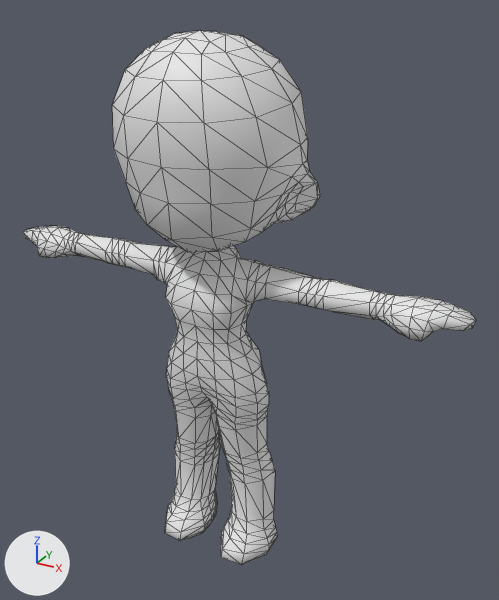
The glTF model temporary-previews/seclunion-portable-preview/models/characters/female-base.glb as it was, and as the next commit left it.
Camera for both pictures: a camera (50 mm lens) standing at (0.98, -1.563, 1.674) and looking at (0.088, 0.059, 0.863). Every picture has the same lights, and +X, +Y and +Z are marked at lower left. The older version comes first. Mesh edges are drawn as thin lines. Vertices at exactly the same position are counted once.

Objects in the first picture: 'female_base_lowpoly001'.
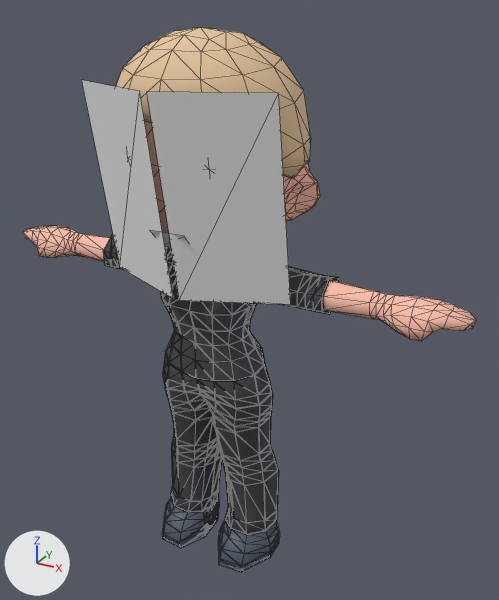
Pixel boxes [x1, y1, x2, y2] of what changed, in the pictures (499 x 600 px):
'female_base_lowpoly001', reshaped
    before: [23, 31, 476, 564]
    after: [23, 122, 476, 341]
'Female_Face_Eyes', added
    after: [82, 80, 291, 305]
'Female_Basic_Pants', added
    after: [163, 349, 279, 535]
'Female_Basic_Hair_Cap', added (beige)
    after: [116, 28, 311, 179]
'Female_Basic_Shirt', added
    after: [103, 235, 339, 381]
'Female_Basic_Shoe_L', added
    after: [218, 520, 280, 572]
'Female_Basic_Shoe_R', added
    after: [162, 496, 219, 548]
'Female_Face_Mouth', added
    after: [150, 230, 188, 247]
part 1 of me_mesh_0, deleted
    before: [105, 238, 336, 533]
part 2 of me_mesh_0, recoloured
    before: [23, 31, 476, 564]
    after: [23, 122, 476, 341]

Edits to the bpy script that builds the scene:
```text
Add mat_mat_female_skin:
    mat_mat_female_skin = principled_material('MAT_Female_Skin')
    mat_mat_female_skin.base_color = (1.0, 0.53, 0.42)  # beige #ffc0ad
    mat_mat_female_skin.roughness = 0.9
Change me_mesh_0:
    remove me_mesh_0.from_pydata(...)  # 807 vertices, 1610 faces; spans x -0.73..0.73, y -0.23..0.22, z 0.0..1.6
    add me_mesh_0.from_pydata(...)  # 467 vertices, 886 faces; spans x -0.73..0.73, y -0.23..0.22, z 0.0..1.6
    me_mesh_0 part 1: 340 vertices removed from x -0.34..0.34, y -0.11..0.13, z 0.13..1.01
    me_mesh_0 part 2: 886 faces spanning x -0.73..0.73, y -0.23..0.22, z 0.0..1.6 switch from mat_female_base_lowpoly_clay (white #e7e7e7) to mat_mat_female_skin (beige #ffc0ad)
Add me_female_face_mouth_mesh:
    me_female_face_mouth_mesh.from_pydata([(-0.0525, -0.1643, 1.0761), (0.0525, -0.1643, 1.0761), (0.0525, -0.2116, 1.1311), (-0.0525, -0.2116, 1.1311)], [], [(0, 1, 2), (0, 2, 3)])
    me_female_face_mouth_mesh.materials.append(mat_mat_female_face_mouth)  # white #e7e7e7
Add me_female_face_eyes_mesh:
    me_female_face_eyes_mesh.from_pydata([(-0.28, -0.068, 0.939), (-0.01, -0.183, 0.939), (-0.01, -0.273, 1.48), (-0.28, -0.158, 1.48), (0.01, -0.183, 0.939), (0.28, -0.068, 0.939), (0.28, -0.158, 1.48), (0.01, -0.273, 1.48)], [], [(0, 1, 2), (0, 2, 3), (4, 5, 6), (4, 6, 7)])
    me_female_face_eyes_mesh.materials.append(mat_mat_female_face_eyes)  # white #e7e7e7
Add ob_female_face_mouth:
    ob_female_face_mouth = bpy.data.objects.new('Female_Face_Mouth', me_female_face_mouth_mesh)
    ob_female_face_mouth.location = (0.0, 0.0, 0.0)
Add ob_female_face_eyes:
    ob_female_face_eyes = bpy.data.objects.new('Female_Face_Eyes', me_female_face_eyes_mesh)
    ob_female_face_eyes.location = (0.0, 0.0, 0.0)
Add ob_female_basic_shoe_r:
    ob_female_basic_shoe_r = bpy.data.objects.new('Female_Basic_Shoe_R', me_female_basic_shoe_r_userv16_mesh)  # 112 vertices, 220 faces; spans x -0.208..-0.024, y -0.122..0.12, z -0.007..0.102; in mat_mat_female_basic_shoes (greyish blue #4d5765)
    ob_female_basic_shoe_r.location = (0.0, 0.0, 0.0)
Add ob_female_basic_shoe_l:
    ob_female_basic_shoe_l = bpy.data.objects.new('Female_Basic_Shoe_L', me_female_basic_shoe_l_userv16_mesh)  # 112 vertices, 220 faces; spans x 0.024..0.208, y -0.122..0.12, z -0.007..0.102; in mat_mat_female_basic_shoes (greyish blue #4d5765)
    ob_female_basic_shoe_l.location = (0.0, 0.0, 0.0)
Add ob_female_basic_shirt:
    ob_female_basic_shirt = bpy.data.objects.new('Female_Basic_Shirt', me_female_basic_shirt_mesh)  # 430 vertices, 868 faces; spans x -0.359..0.359, y -0.125..0.133, z 0.58..1.022; in mat_mat_female_basic_shirt (dark grey #42454b)
    ob_female_basic_shirt.location = (0.0, 0.0, 0.0)
Add ob_female_basic_pants:
    ob_female_basic_pants = bpy.data.objects.new('Female_Basic_Pants', me_female_basic_pants_userv16_mesh)  # 410 vertices, 824 faces; spans x -0.193..0.193, y -0.107..0.139, z 0.088..0.684; in mat_mat_female_basic_pants (dark grey #3c3e42)
    ob_female_basic_pants.location = (0.0, 0.0, 0.0)
Add ob_female_basic_hair_cap:
    ob_female_basic_hair_cap = bpy.data.objects.new('Female_Basic_Hair_Cap', me_female_basic_hair_userv16_mesh)  # 142 vertices, 280 faces; spans x -0.271..0.271, y -0.232..0.23, z 1.216..1.605; in mat_mat_female_basic_hair (beige #e5c59e)
    ob_female_basic_hair_cap.location = (0.0, 0.0, 0.0)
```
